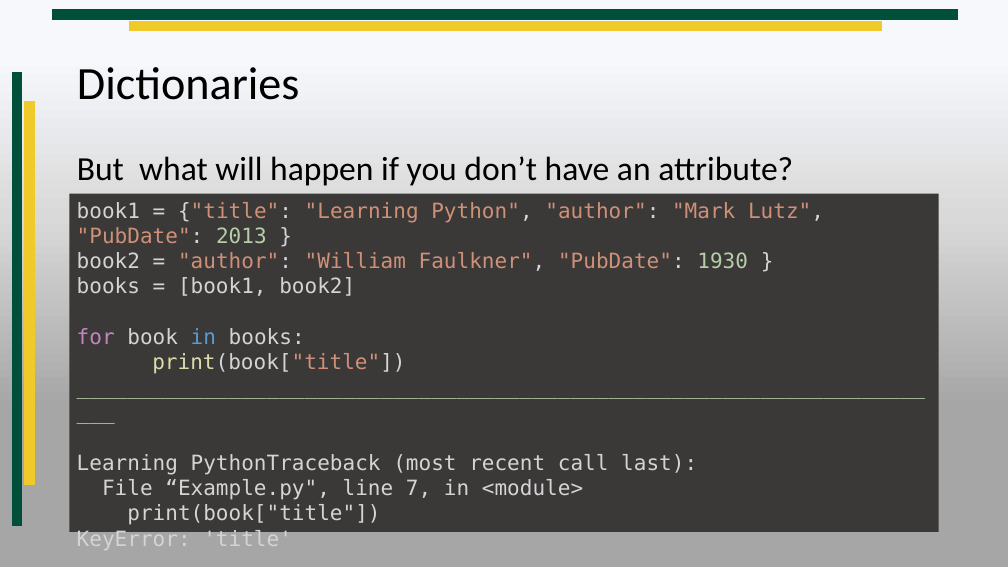
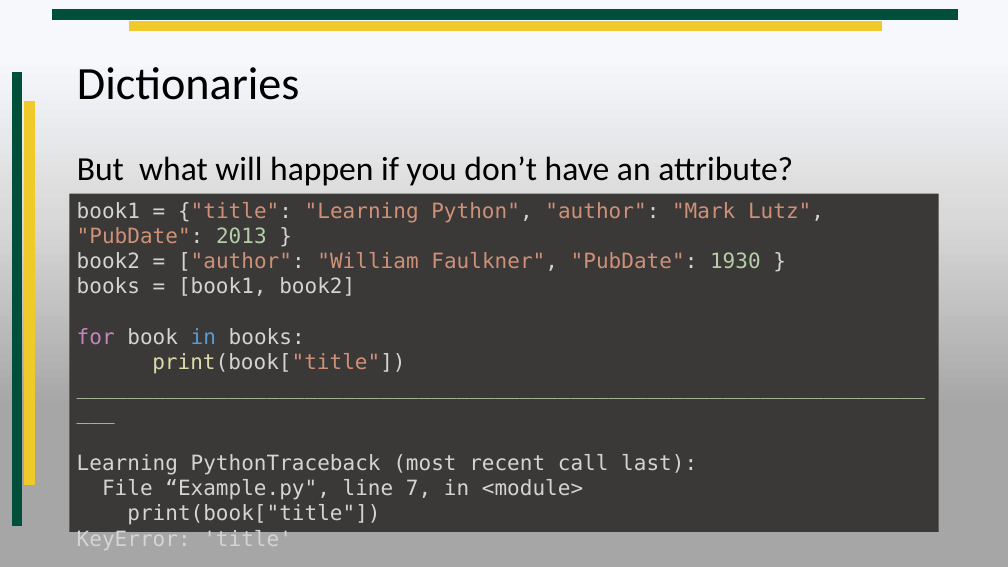
Before and after one commit to RenoTechnologyAcademy/CIS104-2019-Spring-1, a slide deck: slide 11 of Lesson 5/Lesson 5.pptx. Drawn at 1008x567 pixels with LibreOffice and Linux fonts; fonts in the diff are those of the drawing; background and template pictures are left out. Boxes give left, top, right and bottom in pixels: in the first picture for what was removed or moved away, otherwise in the second. Text is boxed around its words. In the diff, an @@ line names an element or a change of style, - is before the commit and + after.

```diff
--- a/Lesson 5/Lesson 5.pptx
+++ b/Lesson 5/Lesson 5.pptx
@@ text in rectangle at <box>77,252,761,271</box>: text changed @@
-book2 = "author": "William Faulkner", "PubDate": 1930 }
+book2 = ["author": "William Faulkner", "PubDate": 1930 }
```
Also in this commit, not shown: 1 other slide changed, 1 other file.
